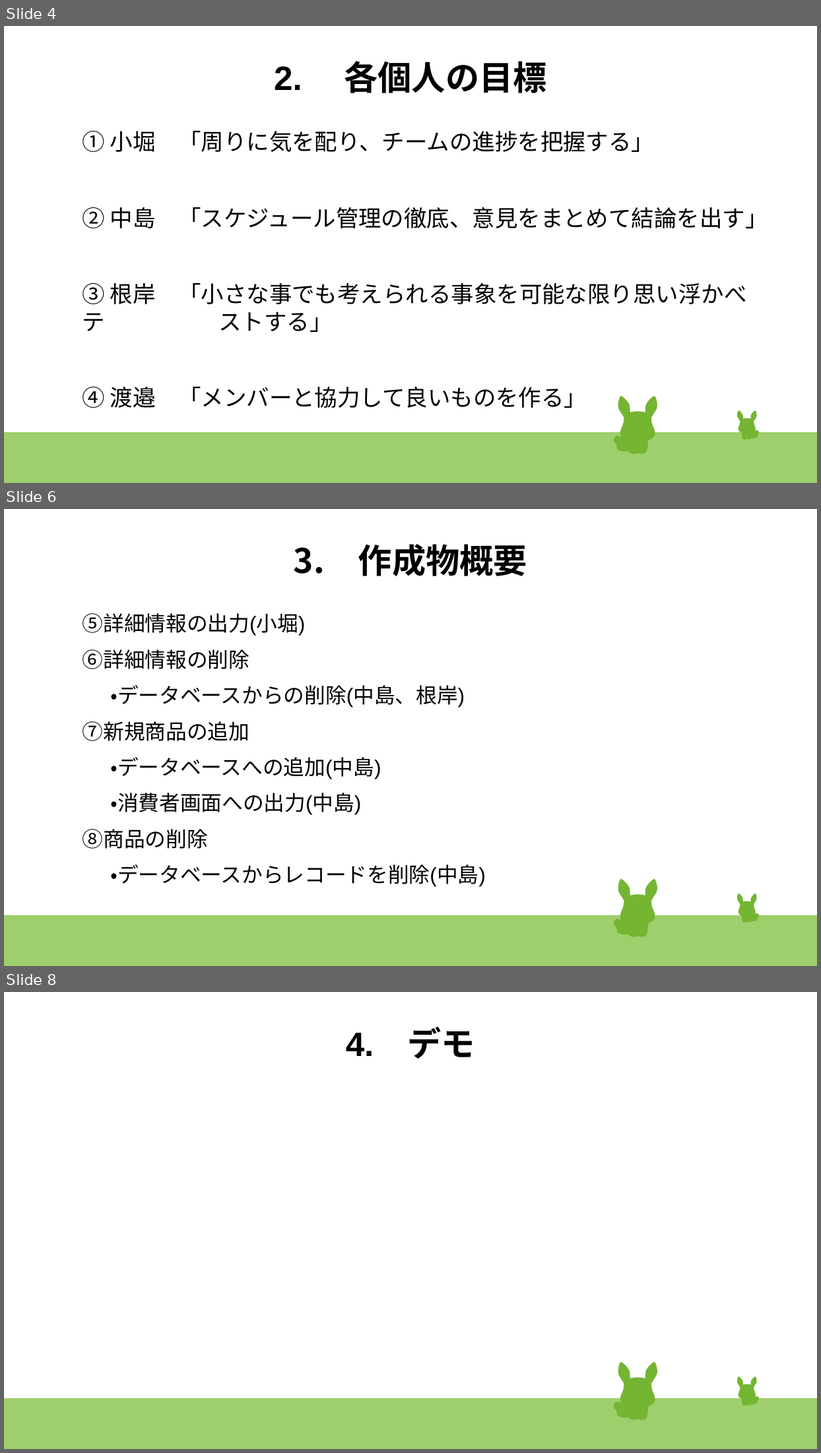
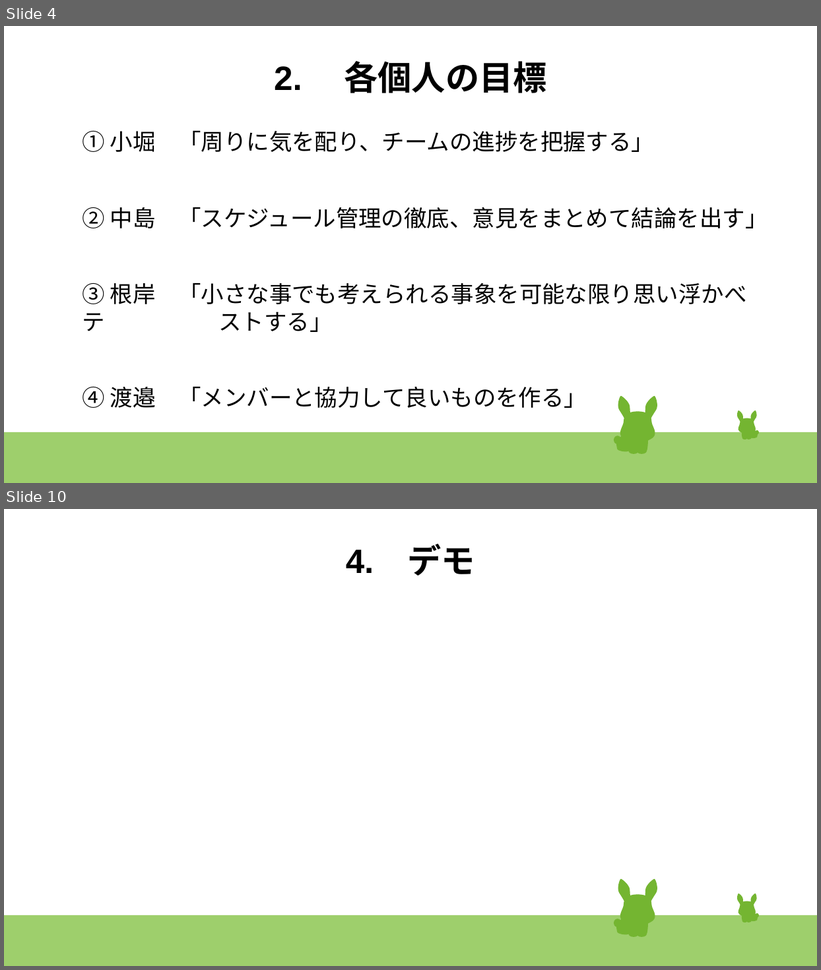
Before and after one commit to 17bd089s/shopping, a slide deck: document/発表スライド改.odp. Shown one above the other, each under a label of ours: slides 4, 6 and 8 before the commit, slides 4 and 10 after it; the slides between them are not shown. The pictures are 821x1453 and 821x970 pixels, drawn with LibreOffice and Linux fonts; fonts in the diff are those of the drawing. Boxes give left, top, right and bottom in pixels: in the first picture for what was removed or moved away, otherwise in the second. Text is boxed around its words. In the diff, an @@ line names an element or a change of style, - is before the commit and + after.

```diff
--- a/document/発表スライド改.odp
+++ b/document/発表スライド改.odp
@@ slide 6 removed at (4, 509, 817, 966), background #FFFFFF; not listed: 47 template elements that a slide beside it also shows @@
@@ title removed at (294, 544, 527, 576) @@
-3. 作成物概要
@@ text removed at (83, 613, 486, 887) @@
-⑤詳細情報の出力(小堀)
-⑥詳細情報の削除
-・データベースからの削除(中島、根岸)
-⑦新規商品の追加
-・データベースへの追加(中島)
-・消費者画面への出力(中島)
-⑧商品の削除
-・データベースからレコードを削除(中島)
@@ what was slide 8 is now slide 10 @@
```
Also in this commit, not shown: 4 slides changed, 5 slides added, 1 other slide removed, 1 other file.
